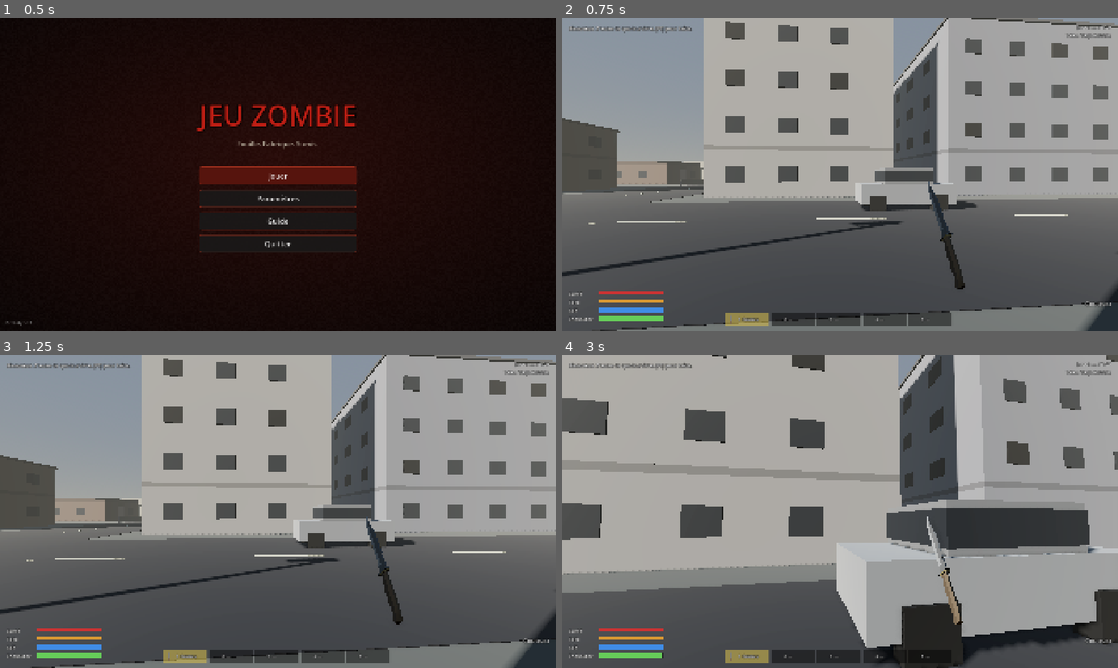
Above: before the commit, frames 1-4 (two rows, left to right).
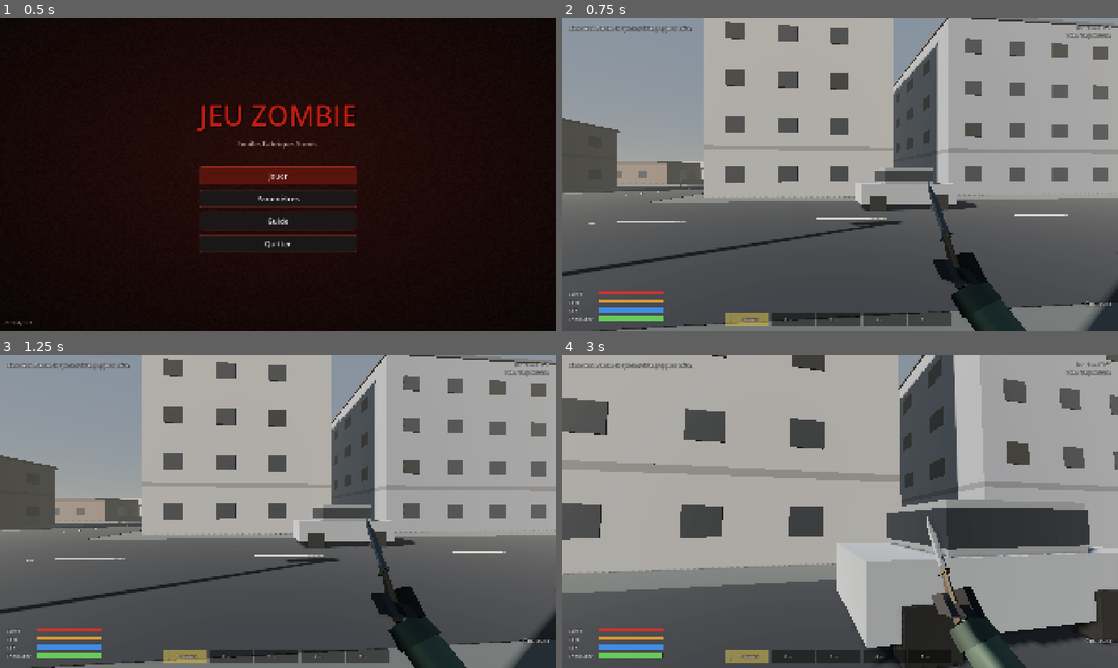
Above: after the commit, the same moments.

Repository: NengD/jeu-zombie
Game: Godot game, scene res://scenes/menu.tscn
Two runs of this game, one before a commit and one after it. Both use one fixed random seed, a clock stepped at 60 frames per second and the inputs below.
Inputs (mouse positions are in pixels of both pictures, inside the frame that each line leads up to):
- Up to frame 1 (0.5 s): no input
- Up to frame 2 (0.75 s): click "Jouer" at 0.5 s
- Up to frame 3 (1.25 s): no input
- Up to frame 4 (3 s): tap Enter at 1.25 s; move the mouse to (867, 511) at 1.27 s; hold V (vue) 1.28-2.03 s; hold W (avancer) from 1.28 s (still down); click (867, 511) at 1.42 s; tap Space (sauter) at 1.52, 2.27 s; move the mouse to (812, 511) at 2.02 s; tap C (accroupir) at 2.1 s; tap V (vue) at 2.3 s; move the mouse to (851, 505) at 2.77 s; hold Mouse wheel up (arme_prec) from 2.78 s (still down)

Frame 1 is identical in both runs. In frame 2, 1.8% of the frame differs, in the area x 66-84%, y 74-100%; in frame 3, 1.9%; in frame 4, 1.8%.

Commit message:
Bras en vue 1re personne (les mains tiennent l'arme) et animations de rechargement
- Cinématique inverse bras/avant-bras, mains adaptées (poignée, garde-main, manche, poings)
- Rechargement : chargeur (pistolet, carabine, AK) ou cartouche par cartouche (pompe, revolver, artisanal)

Co-Authored-By: Claude Opus 5.5 <noreply@anthropic.com>
Claude-Session: https://claude.ai/code/session_01PwzEgiKM9LhyrQHeaYNKyZ

Diff:
--- /dev/null
+++ b/scripts/fps_arms.gd
@@ -0,0 +1,262 @@
+extends Node3D
+## Bras du joueur en vue 1re personne : les mains tiennent réellement l'arme
+## (cinématique inverse à 2 segments : bras + avant-bras), et animation de rechargement.
+## Placé comme enfant de la caméra : toutes les positions sont en espace caméra.
+
+const UPPER := 0.34
+const FORE := 0.33
+const SHOULDER_R := Vector3(0.19, -0.30, 0.04)
+const SHOULDER_L := Vector3(-0.17, -0.30, 0.04)
+const POLE_R := Vector3(0.7, -1.0, 0.4)
+const POLE_L := Vector3(-0.7, -1.0, 0.4)
+
+const SKIN := Color(0.86, 0.66, 0.52)
+const SLEEVE := Color(0.32, 0.38, 0.30)
+const GLOVE := Color(0.18, 0.16, 0.14)
+
+# Armes tenues à deux mains (main gauche le long du manche)
+const HAND_SCALE := 0.85
+# Formes de main : [paume, doigts, doigts 2, pouce] = [décalage, taille], puis position du poignet.
+# Repère de l'arme : -Z = avant, +Y = haut, +X = droite (miroir pour la main gauche).
+const HAND_LAYOUTS := {
+	# poignée pistolet (verticale)
+	"poignee": [[Vector3(0.026, 0.0, 0.008), Vector3(0.02, 0.08, 0.07)], [Vector3(0.0, -0.002, -0.03), Vector3(0.058, 0.075, 0.02)],
+		[Vector3(-0.026, -0.002, -0.012), Vector3(0.016, 0.07, 0.04)], [Vector3(-0.02, 0.045, 0.0), Vector3(0.018, 0.018, 0.055)], Vector3(0.03, -0.01, 0.06)],
+	# garde-main (barre horizontale le long de l'arme), main par-dessous
+	"garde": [[Vector3(0.0, -0.03, 0.0), Vector3(0.058, 0.02, 0.085)], [Vector3(-0.03, -0.008, 0.0), Vector3(0.018, 0.045, 0.08)],
+		[Vector3(-0.024, 0.016, 0.0), Vector3(0.012, 0.012, 0.075)], [Vector3(0.028, -0.008, 0.012), Vector3(0.016, 0.035, 0.05)], Vector3(0.0, -0.06, 0.05)],
+	# manche (arme blanche), tenu le long de -Z
+	"manche": [[Vector3(0.026, 0.0, 0.0), Vector3(0.02, 0.06, 0.08)], [Vector3(0.0, -0.026, 0.0), Vector3(0.05, 0.02, 0.08)],
+		[Vector3(-0.024, -0.006, 0.0), Vector3(0.016, 0.04, 0.075)], [Vector3(0.0, 0.028, 0.02), Vector3(0.022, 0.016, 0.05)], Vector3(0.03, -0.035, 0.035)],
+	# poing fermé
+	"poing": [[Vector3(0.0, 0.0, 0.0), Vector3(0.07, 0.06, 0.085)], [Vector3(0.0, -0.005, -0.045), Vector3(0.068, 0.05, 0.03)],
+		[Vector3(-0.02, -0.03, -0.035), Vector3(0.025, 0.02, 0.03)], [Vector3(-0.038, 0.0, -0.02), Vector3(0.018, 0.04, 0.03)], Vector3(0.0, -0.01, 0.06)],
+}
+
+var layouts := {"R": "poignee", "L": "garde"}
+
+
+func layout_of(side: String) -> String:
+	return layouts.get(side, "poignee")
+
+
+const TWO_HANDED_MELEE := ["batte", "batte_cloutee", "hache", "masse"]
+const SHELL_FED := ["fusil_pompe", "fusil_artisanal", "revolver"]
+
+var parts := {}   # "R"/"L" -> {upper, fore, hand, thumb}
+var mag: MeshInstance3D
+var shell: MeshInstance3D
+
+
+func _ready() -> void:
+	for side in ["R", "L"]:
+		parts[side] = {
+			"upper": _seg(0.05, SLEEVE),
+			"fore": _seg(0.042, SLEEVE),
+			"cuff": _seg(0.044, SLEEVE.darkened(0.25)),
+			"palm": _box(Vector3.ONE, GLOVE),
+			"fing": _box(Vector3.ONE, GLOVE.lightened(0.08)),
+			"fing2": _box(Vector3.ONE, GLOVE.lightened(0.08)),
+			"thumb": _box(Vector3.ONE, GLOVE),
+		}
+	mag = _box(Vector3(0.03, 0.13, 0.06), Color(0.12, 0.12, 0.12))
+	shell = MeshInstance3D.new()
+	var cm := CylinderMesh.new()
+	cm.top_radius = 0.009
+	cm.bottom_radius = 0.009
+	cm.height = 0.06
+	shell.mesh = cm
+	shell.material_override = _mat(Color(0.75, 0.15, 0.1))
+	add_child(shell)
+
+
+func _mat(c: Color) -> StandardMaterial3D:
+	var m := StandardMaterial3D.new()
+	m.albedo_color = c
+	m.roughness = 0.85
+	return m
+
+
+func _seg(radius: float, col: Color) -> MeshInstance3D:
+	var mi := MeshInstance3D.new()
+	var cm := CylinderMesh.new()
+	cm.top_radius = radius * 0.9
+	cm.bottom_radius = radius
+	cm.height = 1.0
+	cm.radial_segments = 8
+	mi.mesh = cm
+	mi.material_override = _mat(col)
+	mi.cast_shadow = GeometryInstance3D.SHADOW_CASTING_SETTING_OFF
+	add_child(mi)
+	return mi
+
+
+func _box(size: Vector3, col: Color) -> MeshInstance3D:
+	var mi := MeshInstance3D.new()
+	var bm := BoxMesh.new()
+	bm.size = size
+	mi.mesh = bm
+	mi.material_override = _mat(col)
+	mi.cast_shadow = GeometryInstance3D.SHADOW_CASTING_SETTING_OFF
+	add_child(mi)
+	return mi
+
+
+## Place un segment (cylindre d'axe Y) entre a et b.
+func _place(mi: MeshInstance3D, a: Vector3, b: Vector3) -> void:
+	var d := b - a
+	var l := d.length()
+	if l < 0.001:
+		mi.visible = false
+		return
+	mi.visible = true
+	var y := d / l
+	var x := y.cross(Vector3.FORWARD)
+	if x.length() < 0.01:
+		x = y.cross(Vector3.RIGHT)
+	x = x.normalized()
+	var z := x.cross(y).normalized()
+	mi.transform = Transform3D(Basis(x, y * l, z), (a + b) * 0.5)
+
+
+func _ik(s: Vector3, t: Vector3, pole: Vector3) -> Array:
+	var u := UPPER
+	var f := FORE
+	var v := t - s
+	var d := v.length()
+	var n := v / maxf(d, 0.001)
+	if d > u + f:
+		var k := d / (u + f)
+		u *= k
+		f *= k
+	d = clampf(d, 0.05, u + f - 0.0001)
+	var a := (u * u - f * f + d * d) / (2.0 * d)
+	var h := sqrt(maxf(0.0, u * u - a * a))
+	var p := (pole - n * pole.dot(n)).normalized()
+	return [s + n * a + p * h]
+
+
+func _arm(side: String, shoulder: Vector3, hand_xf: Transform3D, pole: Vector3, show: bool) -> void:
+	var pr: Dictionary = parts[side]
+	for k in pr:
+		pr[k].visible = show
+	if not show:
+		return
+	var hand_pos := hand_xf.origin
+	var hb := hand_xf.basis.orthonormalized()
+	var lay: Array = HAND_LAYOUTS.get(layout_of(side), HAND_LAYOUTS["poignee"])
+	var mir := -1.0 if side == "L" else 1.0
+	var keys := ["palm", "fing", "fing2", "thumb"]
+	for i in 4:
+		var off: Vector3 = lay[i][0] * HAND_SCALE
+		var size: Vector3 = lay[i][1] * HAND_SCALE
+		off.x *= mir
+		var mi: MeshInstance3D = pr[keys[i]]
+		mi.transform = Transform3D(hb.scaled(size), hand_pos + hb * off)
+	var wrist_off: Vector3 = lay[4] * HAND_SCALE
+	wrist_off.x *= mir
+	var wrist := hand_pos + hb * wrist_off
+	var elbow: Vector3 = _ik(shoulder, wrist, pole)[0]
+	_place(pr.upper, shoulder, elbow)
+	_place(pr.fore, elbow, wrist)
+	_place(pr.cuff, wrist.lerp(elbow, 0.12), wrist)
+
+
+## Points de prise en main (repère de l'arme, mètres). Main droite = poignée (origine).
+static func hand_points(id: String, w: Dictionary) -> Dictionary:
+	var t: String = w.get("type", "")
+	var length: float = w.get("len", 0.3)
+	var res := {"R": Vector3(0, -0.035, 0.02), "L": null}
+	if t == "gun":
+		if length < 0.4:
+			res.L = Vector3(-0.03, -0.06, 0.025)          # main d'appui sous la poignée
+		else:
+			res.L = Vector3(0, -0.035, -length * 0.5)     # garde-main
+		res["well"] = Vector3(0, -0.08, -minf(length * 0.08, 0.06))
+	elif t == "melee":
+		res.R = Vector3(0, 0, 0)
+		if id in TWO_HANDED_MELEE:
+			res.L = Vector3(0, 0, 0.11)
+	return res
+
+
+## Animation de rechargement : renvoie {rot, off, L (point repère arme ou null), mag, shell}
+static func reload_pose(id: String, w: Dictionary, p: float, pts: Dictionary) -> Dictionary:
+	var k := sin(clampf(p, 0.0, 1.0) * PI)
+	var out := {"rot": Vector3.ZERO, "off": Vector3.ZERO, "L": pts.L, "mag": false, "shell": false}
+	var grip_l = pts.L if pts.L != null else Vector3(-0.03, -0.06, 0.02)
+	if id in SHELL_FED:
+		out.rot = Vector3(0.18 * k, 0.0, -0.55 * k)
+		out.off = Vector3(-0.02 * k, -0.03 * k, 0.0)
+		var port := Vector3(0.0, -0.01, -0.06) if id != "revolver" else Vector3(0.0, 0.02, -0.03)
+		var below := port + Vector3(-0.04, -0.2, 0.06)
+		if p < 0.12:
+			out.L = grip_l.lerp(below, p / 0.12)
+		elif p < 0.82:
+			var q := fmod((p - 0.12) / 0.7 * 3.0, 1.0)  # 3 cartouches
+			out.L = below.lerp(port, sin(q * PI))
+			out.shell = q < 0.55
+		else:
+			var q2 := (p - 0.82) / 0.18
+			out.L = below.lerp(grip_l, q2)
+			if id == "fusil_pompe":
+				out.off.z += 0.04 * sin(q2 * PI)   # pompe
+		return out
+	# armes à chargeur
+	out.rot = Vector3(0.22 * k, 0.05 * k, 0.5 * k)
+	out.off = Vector3(0.0, -0.03 * k, 0.02 * k)
+	var well: Vector3 = pts.get("well", Vector3(0, -0.08, -0.04))
+	var down := well + Vector3(0.06, -0.38, 0.12)
+	if p < 0.15:
+		out.L = grip_l.lerp(well, p / 0.15)
+	elif p < 0.4:
+		out.L = well.lerp(down, (p - 0.15) / 0.25)
+		out.mag = true
+	elif p < 0.65:
+		out.L = down.lerp(well, (p - 0.4) / 0.25)
+		out.mag = true
+	elif p < 0.75:
+		out.L = well + Vector3(0, 0.012 * sin((p - 0.65) / 0.1 * PI), 0)
+		out.mag = p < 0.72
+	else:
+		out.L = well.lerp(grip_l, (p - 0.75) / 0.25)
+		out.off.z += 0.03 * sin((p - 0.75) / 0.25 * PI)   # armement
+	return out
+
+
+## Mise à jour à chaque image. weapon_xf : repère de l'arme en espace caméra (null = poings).
+func update(id: String, w: Dictionary, weapon_xf, reload_p: float, swing: float) -> void:
+	mag.visible = false
+	shell.visible = false
+	if weapon_xf == null:
+		# poings levés, coup de poing avec la droite
+		var punch := sin(swing * PI)
+		layouts = {"R": "poing", "L": "poing"}
+		var hr := Transform3D(Basis(Vector3.RIGHT, 0.2), Vector3(0.16, -0.17 + punch * 0.05, -0.36 - punch * 0.22))
+		var hl := Transform3D(Basis(Vector3.RIGHT, 0.2), Vector3(-0.15, -0.19, -0.33))
+		_arm("R", SHOULDER_R, hr, POLE_R, true)
+		_arm("L", SHOULDER_L, hl, POLE_L, true)
+		return
+	var xf: Transform3D = weapon_xf
+	var pts := hand_points(id, w)
+	var is_gun: bool = w.get("type", "") == "gun"
+	var short_gun: bool = is_gun and float(w.get("len", 0.3)) < 0.4
+	layouts = {"R": "poignee" if is_gun else "manche", "L": ("poignee" if short_gun else "garde") if is_gun else "manche"}
+	var lp = pts.L
+	if reload_p >= 0.0 and w.get("type", "") == "gun":
+		var pose := reload_pose(id, w, reload_p, pts)
+		lp = pose.L
+		if pose.mag and lp != null:
+			mag.visible = true
+			mag.transform = Transform3D(xf.basis.orthonormalized(), xf * (lp + Vector3(0, 0.06, -0.02)))
+		if pose.shell and lp != null:
+			shell.visible = true
+			shell.transform = Transform3D(xf.basis.orthonormalized() * Basis(Vector3.RIGHT, PI / 2.0), xf * (lp + Vector3(0, 0.04, 0)))
+	var basis_r := xf.basis
+	var hand_r := Transform3D(basis_r, xf * pts.R)
+	_arm("R", SHOULDER_R, hand_r, POLE_R, true)
+	if lp != null:
+		var hand_l := Transform3D(basis_r * Basis(Vector3.FORWARD, 0.4), xf * lp)
+		_arm("L", SHOULDER_L, hand_l, POLE_L, true)
+	else:
+		_arm("L", SHOULDER_L, Transform3D(), POLE_L, false)
--- a/scripts/player.gd
+++ b/scripts/player.gd
@@ -6,6 +6,7 @@
 const LootContainer = preload("res://scripts/loot_container.gd")
 const Placeable = preload("res://scripts/placeable.gd")
 const ModeleUtil = preload("res://scripts/modele_util.gd")
+const FpsArms = preload("res://scripts/fps_arms.gd")
 
 const WALK := 4.2
 const SPRINT := 7.2
@@ -81,6 +82,9 @@
 var viewmodel: Node3D
 var vm_holder: Node3D
 var muzzle_light: OmniLight3D
+var fps_arms: Node3D
+var vm_weapon: Node3D = null
+var reload_total := 1.0
 var hand: Node3D
 var pap: AnimationPlayer = null   # animations du survivant (modèle Blender)
 var p_anim := ""
@@ -143,6 +147,8 @@
 	vm_holder.position = Vector3(0.24, -0.2, -0.42)
 	vm_holder.scale = Vector3.ONE * 0.6
 	camera.add_child(vm_holder)
+	fps_arms = FpsArms.new()
+	camera.add_child(fps_arms)
 	viewmodel = Node3D.new()
 	vm_holder.add_child(viewmodel)
 	muzzle_light = OmniLight3D.new()
@@ -374,6 +380,23 @@
 	vm_kick = move_toward(vm_kick, 0.0, delta * 6.0)
 	swing_t = move_toward(swing_t, 0.0, delta * 3.5)
 	viewmodel.rotation = Vector3(-sin(swing_t * PI) * 1.1 + vm_kick * 0.2, sin(swing_t * PI) * 0.5, 0)
+	# rechargement + bras en vue 1re personne
+	var cw := current_weapon()
+	var cwi := Items.info(cw)
+	var p_rel := -1.0
+	if reload_t > 0.0 and reload_total > 0.0:
+		p_rel = 1.0 - reload_t / reload_total
+	viewmodel.position = Vector3.ZERO
+	if p_rel >= 0.0 and vm_weapon:
+		var pose: Dictionary = FpsArms.reload_pose(cw, cwi, p_rel, FpsArms.hand_points(cw, cwi))
+		viewmodel.rotation += pose.rot
+		viewmodel.position = pose.off
+	fps_arms.visible = fps
+	if fps:
+		var wxf = null
+		if vm_weapon and is_instance_valid(vm_weapon):
+			wxf = camera.global_transform.affine_inverse() * vm_weapon.global_transform
+		fps_arms.update(cw, cwi, wxf, p_rel, swing_t)
 	if pap == null:
 		hand.rotation.x = -sin(swing_t * PI) * 1.4
 	muzzle_t = maxf(0.0, muzzle_t - delta)
@@ -539,6 +562,7 @@
 		Game.msg("Pas de munitions : " + Items.nom(w.ammo))
 		return
 	reload_t = w.reload
+	reload_total = w.reload
 	Game.play_ui("recharge", -4.0)
 	Game.make_noise(global_position, 4.0)
 
@@ -586,12 +610,15 @@
 		c.queue_free()
 	for c in hand.get_children():
 		c.queue_free()
+	vm_weapon = null
 	var id := current_weapon()
 	var w := Items.info(id)
 	var col: Color = w.get("color", Color.GRAY)
 	var length: float = w.get("len", 0.0)
 	if w.get("type", "") == "gun":
 		muzzle_light.position = Vector3(0, 0.05, -length - 0.1)
+	if id == "poings":
+		return  # les poings sont dessinés par les bras
 	# modèle 3D de l'arme (Blender) si disponible
 	var vm := ModeleUtil.arme(id)
 	if vm:
@@ -601,6 +628,7 @@
 		vm.position = Vector3(0.02, 0.02, 0.18) if longue else Vector3.ZERO
 		vm.rotation.x = tilt_m
 		viewmodel.add_child(vm)
+		vm_weapon = vm
 		ModeleUtil.ombres(vm, GeometryInstance3D.SHADOW_CASTING_SETTING_OFF)
 		var hm := ModeleUtil.arme(id)
 		hand.add_child(hm)
